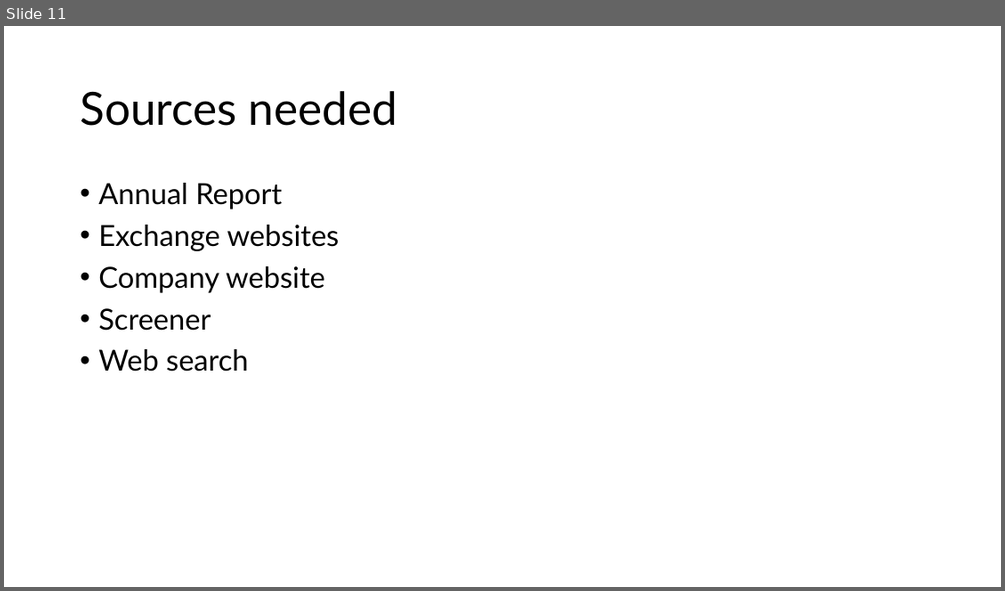
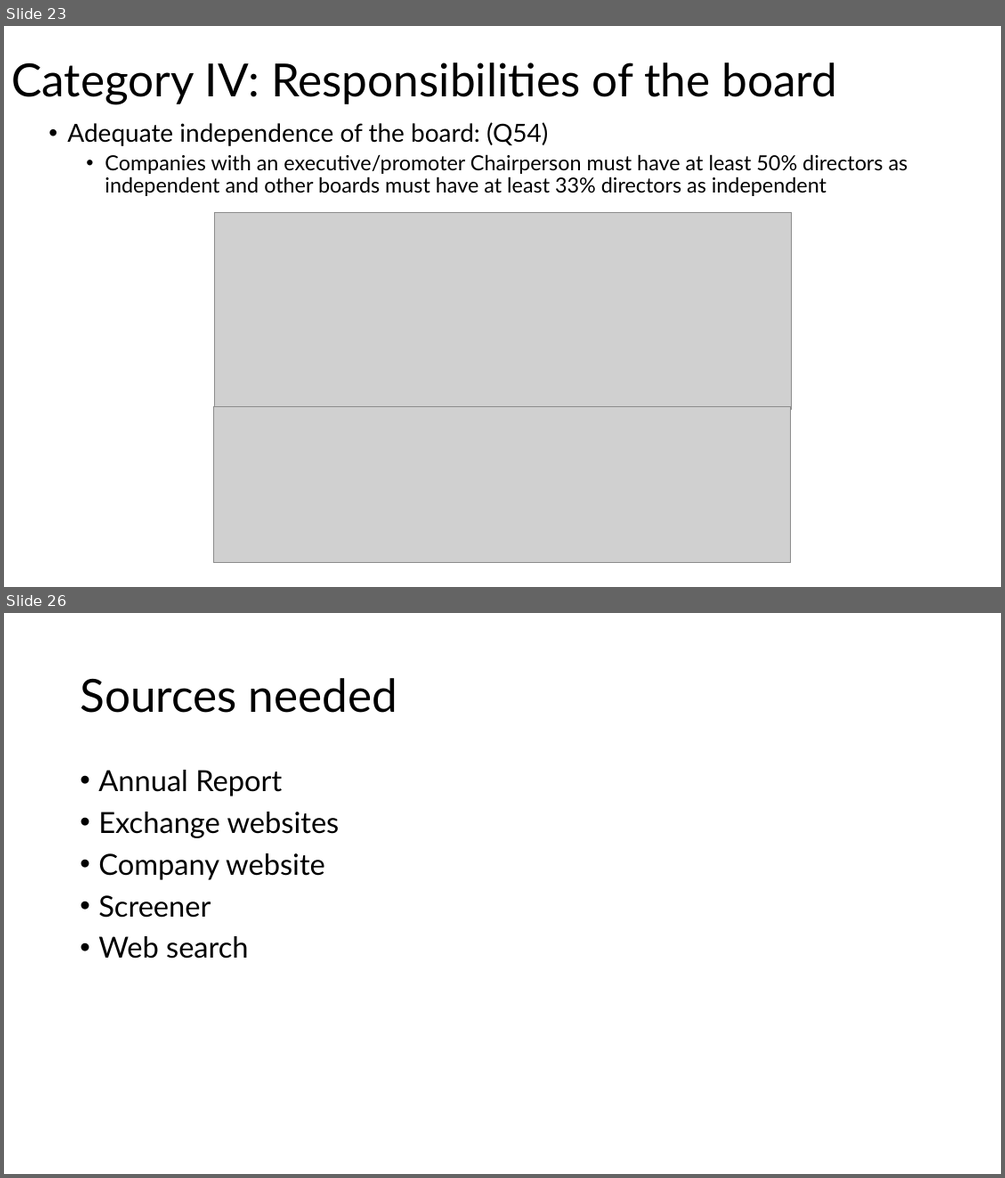
Before and after one commit to Monzero/AgentMADS, a slide deck: Governance risk framework.pptx. Shown one above the other, each under a label of ours: slide 11 before the commit, slides 23 and 26 after it; the slides between them are not shown. The pictures are 1005x591 and 1005x1178 pixels, drawn with LibreOffice and Linux fonts; fonts in the diff are those of the drawing; grey boxes stand for pictures. Boxes give left, top, right and bottom in pixels: in the first picture for what was removed or moved away, otherwise in the second. Text is boxed around its words. In the diff, an @@ line names an element or a change of style, - is before the commit and + after.

```diff
--- a/Governance risk framework.pptx
+++ b/Governance risk framework.pptx
@@ slide 23 added at <box>4,26,1001,587</box>, background #FFFFFF @@
@@ title added at <box>11,62,838,105</box>, 44 pt, text #000000 @@
+Category IV: Responsibilities of the board
@@ text added at <box>67,122,908,196</box>, 20 pt, text #000000 @@
+  • Adequate independence of the board: (Q54)
+    • Companies with an executive/promoter Chairperson must have at least 50% directors as independent and other boards must have at least 33% directors as independent
@@ picture added at <box>214,212,792,410</box> @@
@@ picture added at <box>213,406,791,562</box> @@
@@ what was slide 11 is now slide 26 @@
```
Also in this commit, not shown: 9 slides changed, 14 other slides added.
